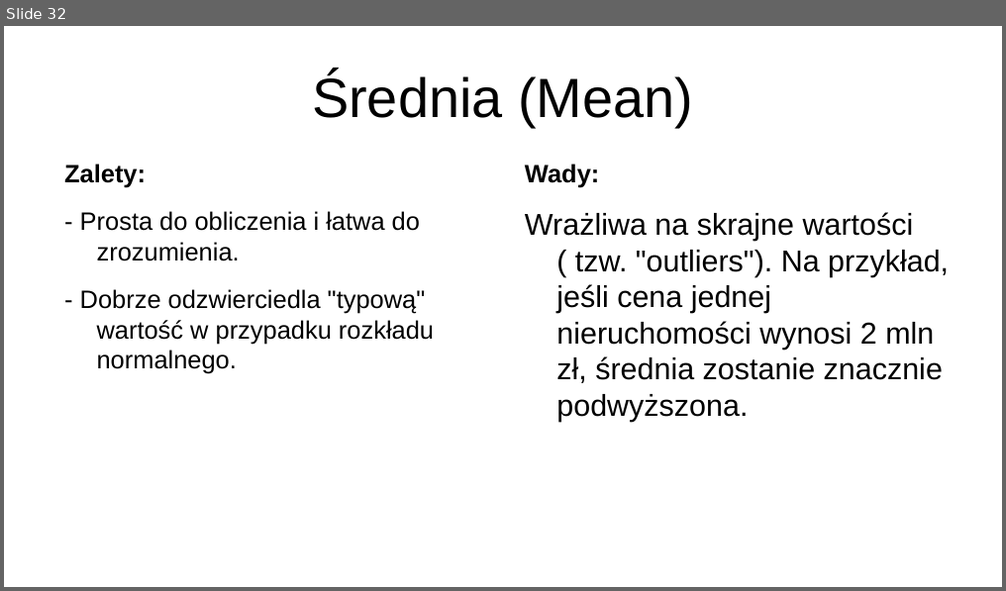
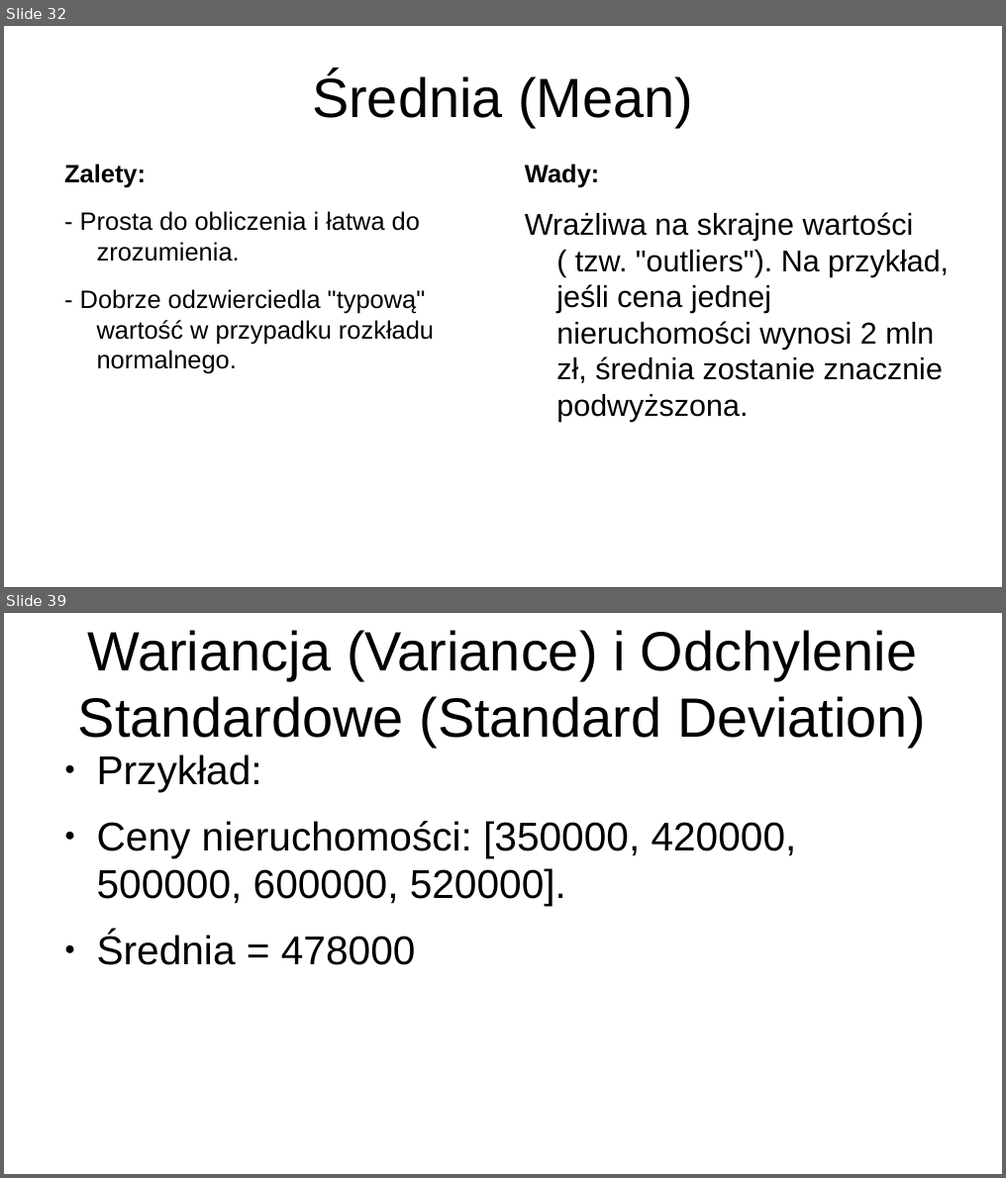
Before and after one commit to jkb-mchlk/jkb-mchlk, a slide deck: szkolenie.pptx. Shown one above the other, each under a label of ours: slide 32 before the commit, slides 32 and 39 after it; the slides between them are not shown. The pictures are 1006x591 and 1006x1178 pixels, drawn with LibreOffice and Linux fonts; fonts in the diff are those of the drawing. Boxes give left, top, right and bottom in pixels: in the first picture for what was removed or moved away, otherwise in the second. Text is boxed around its words. In the diff, an @@ line names an element or a change of style, - is before the commit and + after.

```diff
--- a/szkolenie.pptx
+++ b/szkolenie.pptx
@@ slide 39 added at bbox=[4, 613, 1002, 1174], background #FFFFFF @@
@@ title added at bbox=[78, 630, 926, 747], 44 pt, text #000000 @@
+Wariancja (Variance) i Odchylenie Standardowe (Standard Deviation)
@@ text added at bbox=[97, 755, 797, 965], 32 pt, text #000000 @@
+● Przykład:
+● Ceny nieruchomości: [350000, 420000, 500000, 600000, 520000].
+● Średnia = 478000
```
Also in this commit, not shown: 4 slides changed, 18 other slides added, 1 slide removed, 1 other file.
